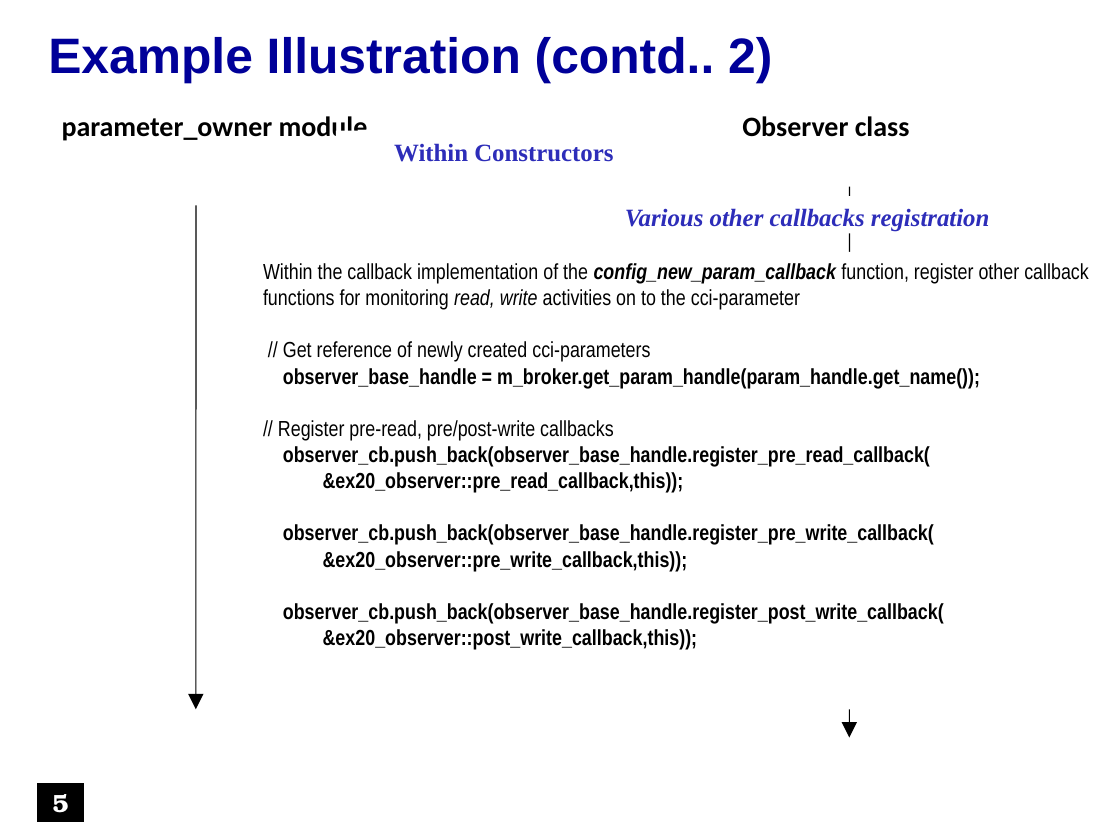
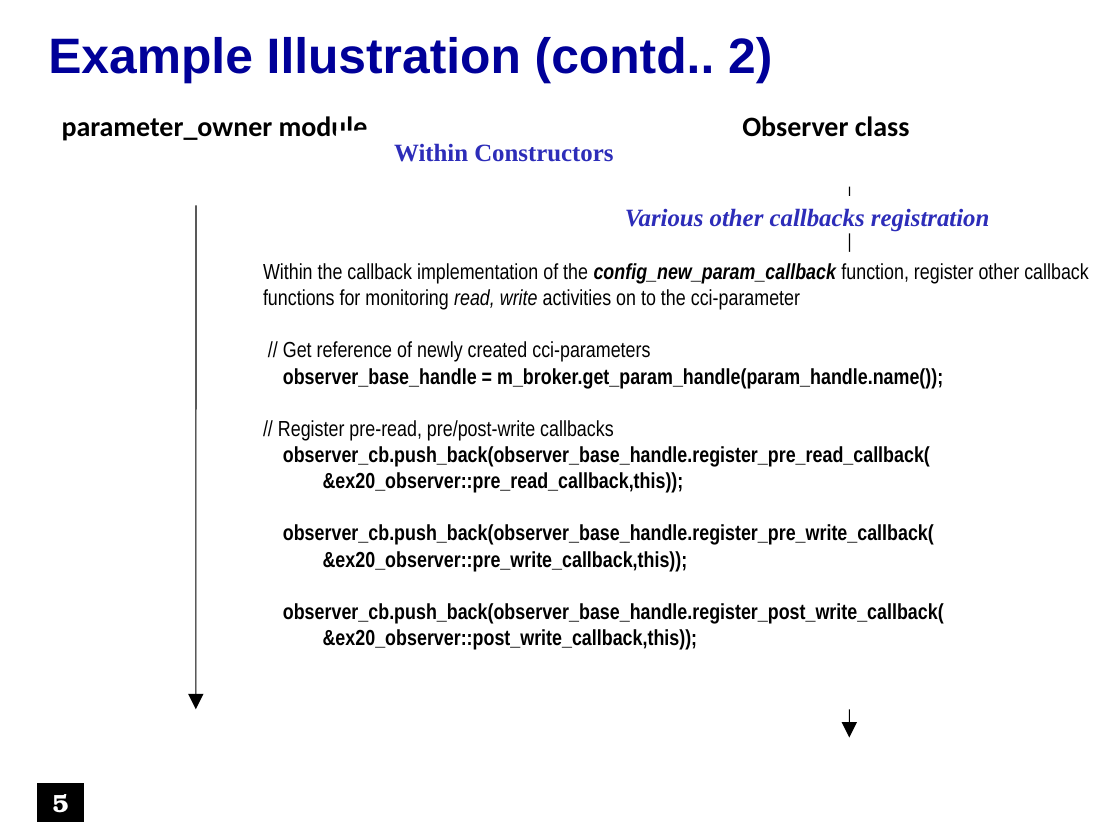
Before and after one commit to accellera-official/cci, a slide deck: slide 5 of examples/ex20_Tracing_Parameter_Activity/docs/ex20_Tracing_Parameter_Activity.ppt. Drawn at 1120x840 pixels with LibreOffice and Linux fonts; fonts in the diff are those of the drawing; background and template pictures are left out. Boxes give left, top, right and bottom in pixels: in the first picture for what was removed or moved away, otherwise in the second. Text is boxed around its words. In the diff, an @@ line names an element or a change of style, - is before the commit and + after.

Commit message:
Rename cci_param_if::get_name() to name()
Rename this query to conform with our naming guidelines and follow
SystemC conventions.

```diff
--- a/examples/ex20_Tracing_Parameter_Activity/docs/ex20_Tracing_Parameter_Activity.ppt
+++ b/examples/ex20_Tracing_Parameter_Activity/docs/ex20_Tracing_Parameter_Activity.ppt
@@ text at [283,368,943,389]: text changed @@
-observer_base_handle = m_broker.get_param_handle(param_handle.get_name());
+observer_base_handle = m_broker.get_param_handle(param_handle.name());
```
Also in this commit, not shown: 52 other files.
